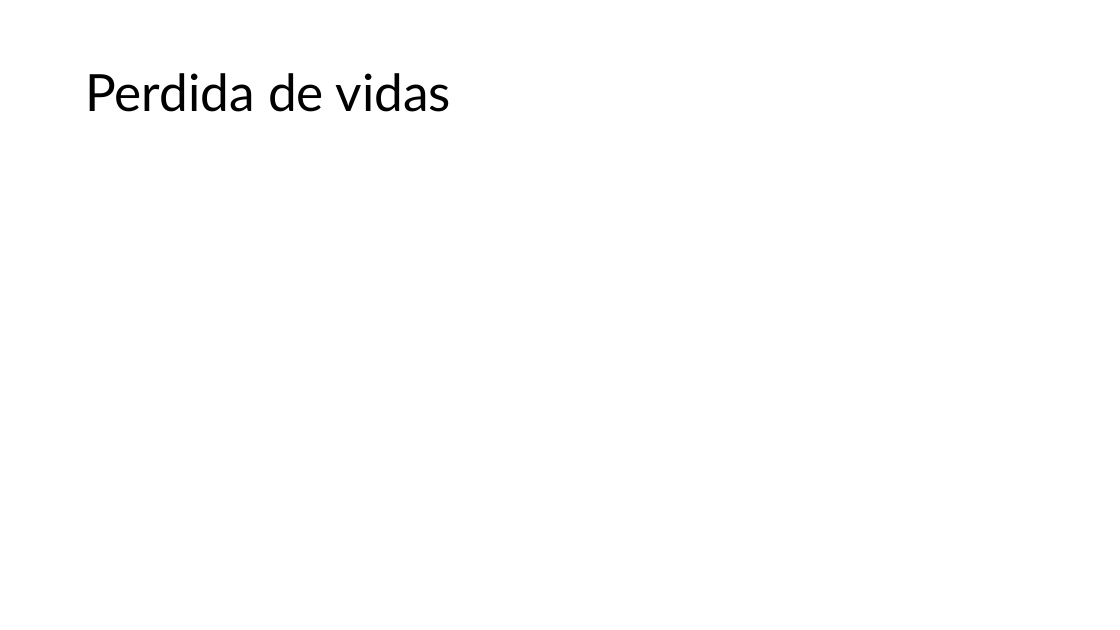
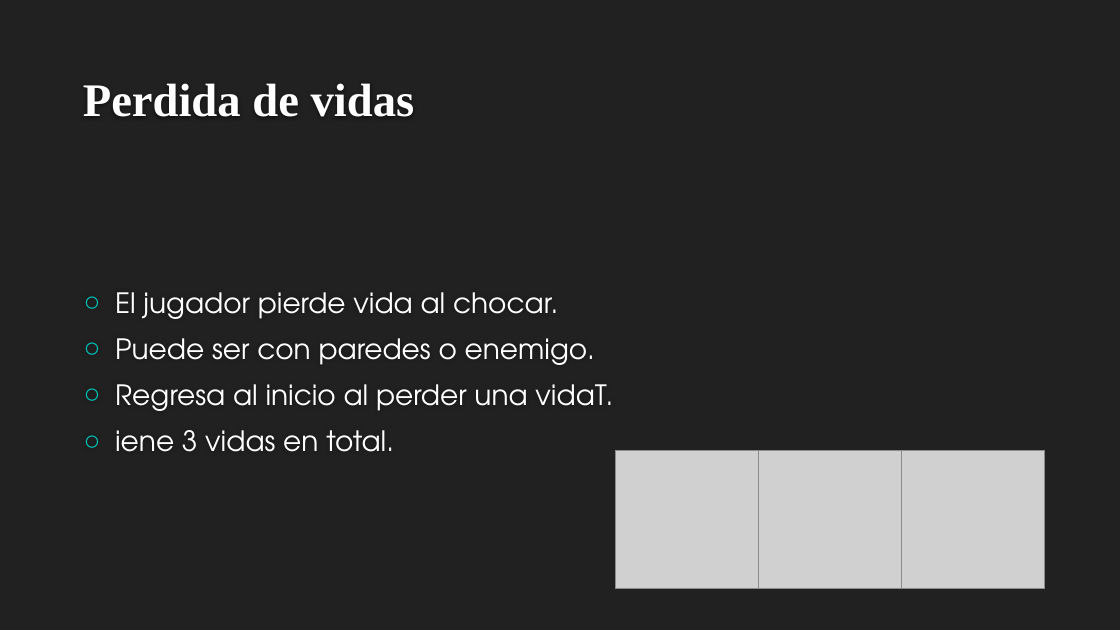
Before and after one commit to ValeriaAlmodovar/MiniProyectoCiic, a slide deck: slide 7 of Explicacion.pptx. Drawn at 1120x630 pixels with LibreOffice and Linux fonts; fonts in the diff are those of the drawing; grey boxes stand for pictures; background and template pictures are left out. Boxes give left, top, right and bottom in pixels: in the first picture for what was removed or moved away, otherwise in the second. Text is boxed around its words. In the diff, an @@ line names an element or a change of style, - is before the commit and + after.

```diff
--- a/Explicacion.pptx
+++ b/Explicacion.pptx
@@ background #FFFFFF to #212121 @@
@@ title "Perdida de vidas": place and size @@
-title "Perdida de vidas" at (85, 73, 451, 112)
+title "Perdida de vidas" at (83, 83, 415, 117)
@@ title "Perdida de vidas" at (83, 83, 415, 117): size 44 to 40 pt, font Lato to Times New Roman, text colour #000000 to #FEFEFE, bold on; line spacing 0.9 to 1; vertical alignment middle to bottom @@
@@ text added at (115, 292, 613, 452), 24 pt, text #FFFFFF @@
+○ El jugador pierde vida al chocar.
+○ Puede ser con paredes o enemigo.
+○ Regresa al inicio al perder una vidaT.
+○ iene 3 vidas en total.
@@ picture added at (616, 450, 759, 589) @@
@@ picture added at (759, 450, 902, 589) @@
@@ picture added at (902, 450, 1044, 589) @@
```
Also in this commit, not shown: 8 other slides changed, 1 slide added, 1 slide removed.
